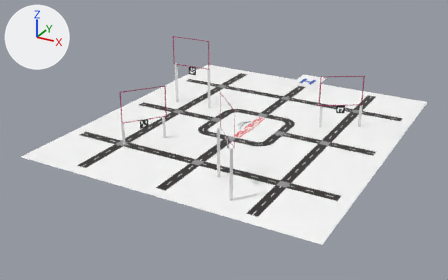
An edit to the COLLADA model blender/map1.dae, drawn before and after from the same camera.
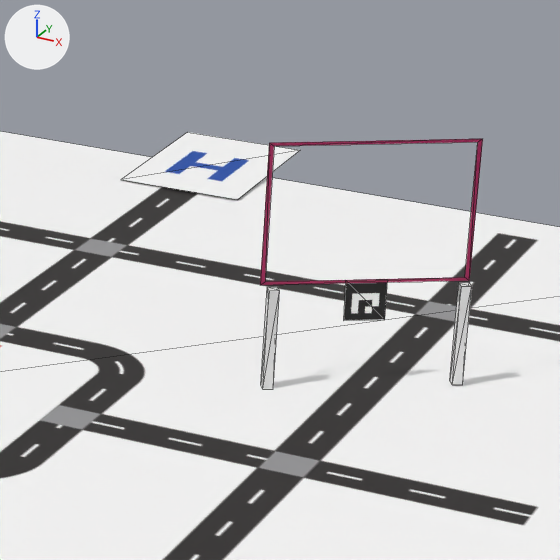
The first picture shows the older version from a camera (50 mm lens) standing at (5.91, -11.94, 5.52) and looking at (-0.35, -0.56, -0.17). The close-ups show the older and then the newer version on the part from 59% to 85% of the width and 17% to 58% of the height of that picture. Only the edits that show in the close-ups are written down. The axes (+X, +Y, +Z) are drawn at upper left. The lights are the same throughout. The close-ups show mesh edges as thin lines. Where no turn or scale is listed for an object, it has been applied to the vertices.

The first close-up shows 'Gate1.002', 'H', 'crop1', 'left0.5', 'right0.5', 'road'.
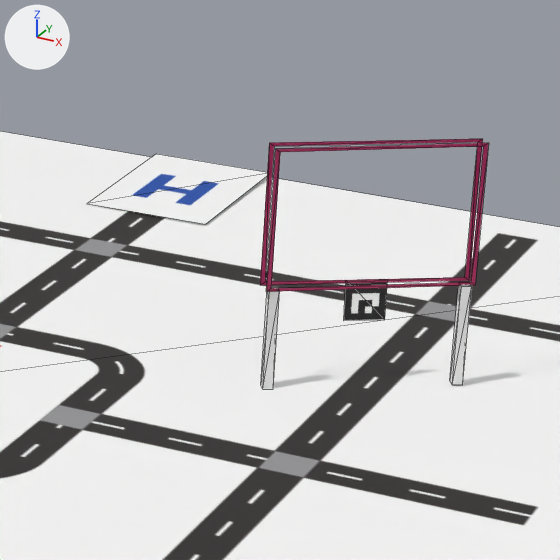
The change, as JSON lines over the scene's bpy script:
```json
{"op": "add", "block": "mat_material_013", "code": ["mat_material_013 = principled_material('Material.013')", "mat_material_013.base_color = (0.393, 0.0105, 0.101)  # pink #a81a59"]}
{"op": "add", "block": "me_cube_023", "code": ["me_cube_023 = bpy.data.meshes.new('Cube.023')", "me_cube_023.from_pydata([(0.429, 0.258, 0.35), (0.429, 0.258, -0.35), (-0.401, -0.3, -0.35), (-0.401, -0.3, 0.35), (0.409, 0.245, 0.334), (0.409, 0.245, -0.334), (-0.382, -0.286, -0.334), (-0.382, -0.286, 0.334)], [], [(5, 0, 4), (6, 1, 5), (4, 3, 7), (7, 2, 6), (5, 1, 0), (6, 2, 1), (4, 0, 3), (7, 3, 2)])", "me_cube_023.materials.append(mat_material_013)  # pink #a81a59"]}
{"op": "set", "path": "ob_h.location", "old": "(0.0, 3.716, 0.055)", "new": "(0.0, 3.24, 0.055)"}
{"op": "add", "block": "ob_gate1_011", "code": ["ob_gate1_011 = bpy.data.objects.new('Gate1.011', me_cube_023)", "ob_gate1_011.location = (1.853, 0.981, 0.89)"]}
```

What differs and where, as boxes (x1, y1, x2, y2) in the close-ups (560 x 560 px):
```json
{"object": "H", "change": "moved", "before": [121, 132, 300, 200], "after": [87, 154, 267, 224]}
{"object": "Gate1.011", "change": "added", "after": [266, 143, 489, 292]}
```
